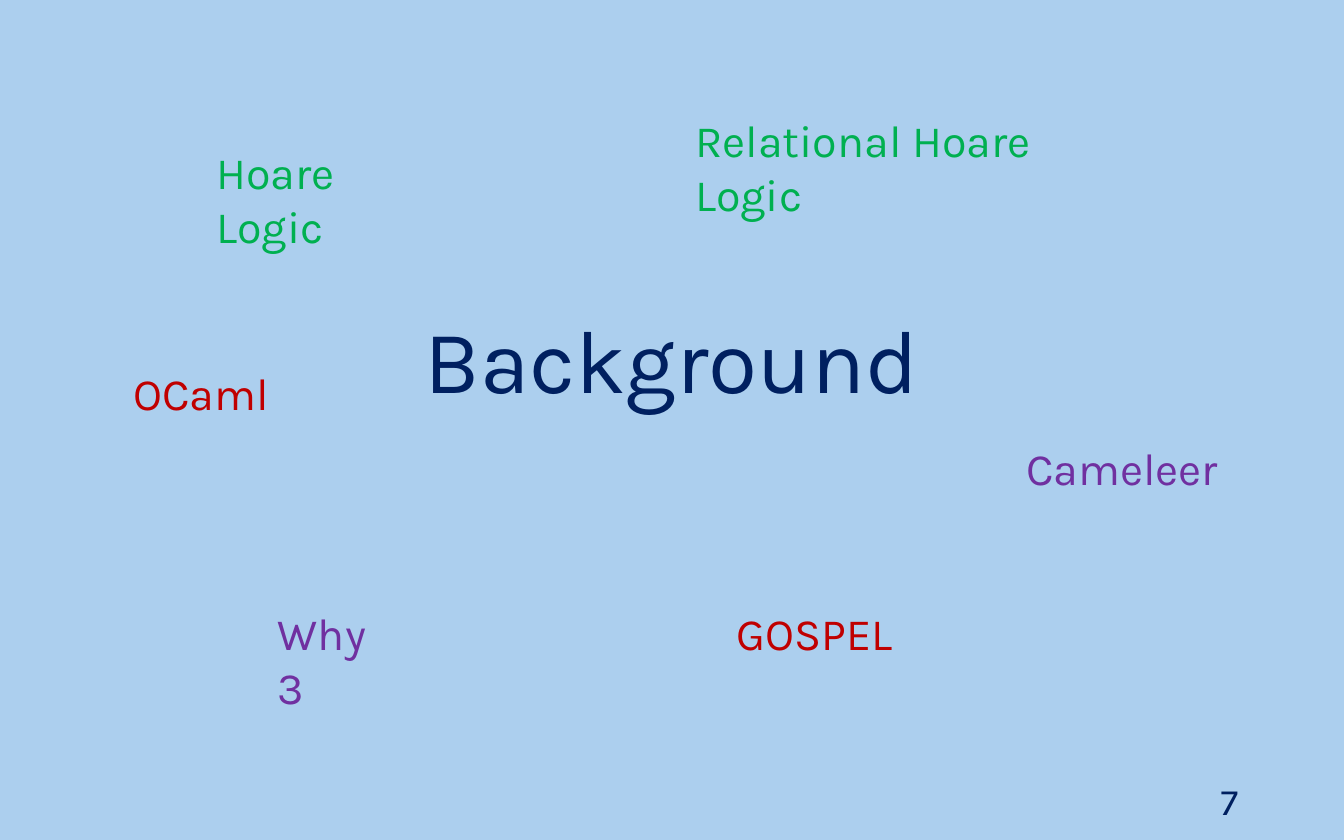
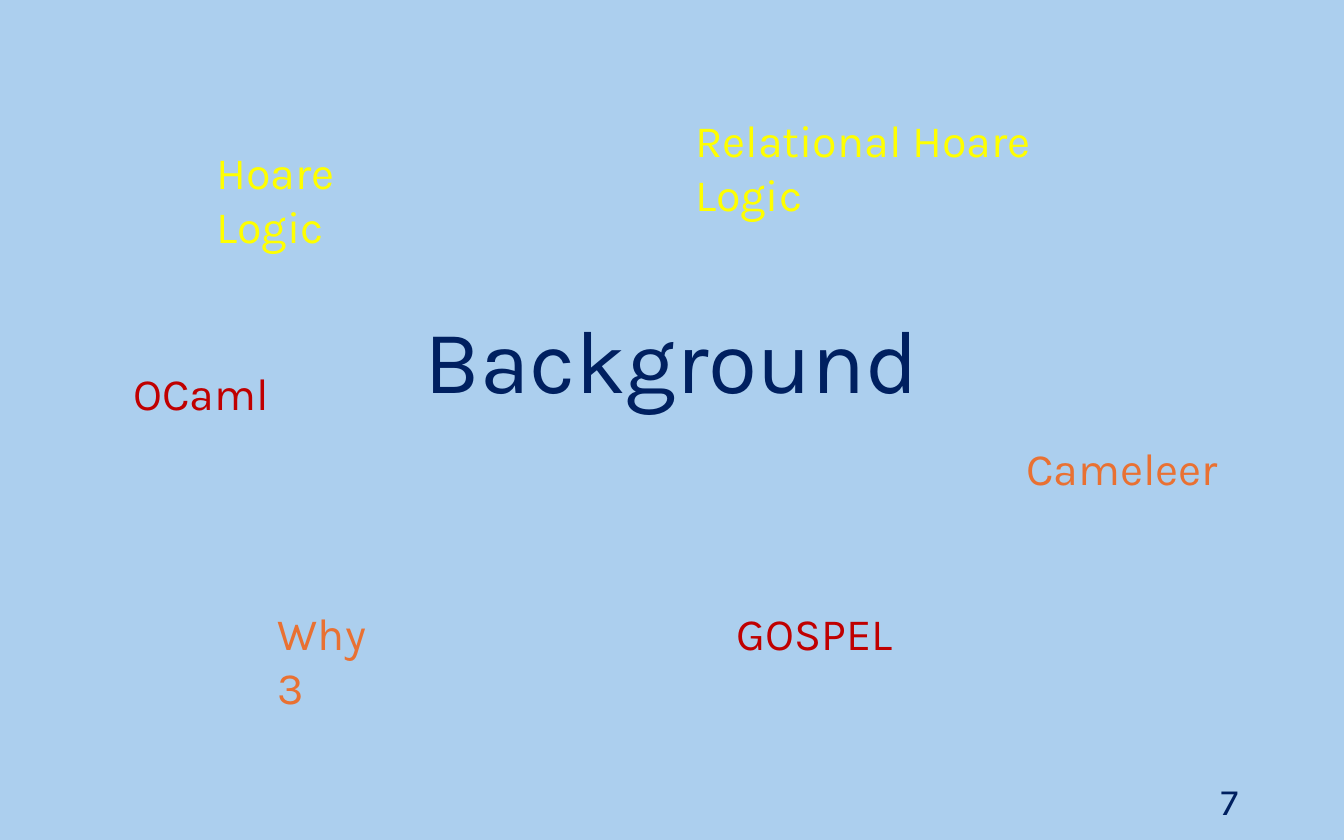
Before and after one commit to JoaoNini75/MasterThesis, a slide deck: slide 7 of Ap Prep Tese.pptx. Drawn at 1344x840 pixels with LibreOffice and Linux fonts; fonts in the diff are those of the drawing. Boxes give left, top, right and bottom in pixels: in the first picture for what was removed or moved away, otherwise in the second. Text is boxed around its words. In the diff, an @@ line names an element or a change of style, - is before the commit and + after.

```diff
--- a/Ap Prep Tese.pptx
+++ b/Ap Prep Tese.pptx
@@ text "Relational Hoare Logic" at <box>695,126,1030,222</box>: text colour #00B050 to #FFFF00 @@
@@ text "Hoare Logic" at <box>217,161,335,254</box>: text colour #00B050 to #FFFF00 @@
@@ text "Cameleer" at <box>1026,454,1218,486</box>: text colour #7030A0 to #E97132 @@
@@ text "Why3" at <box>265,599,402,667</box>: text colour #7030A0 to #E97132 @@
```
Also in this commit, not shown: 4 other slides changed, 5 slides added, 4 slides removed.
